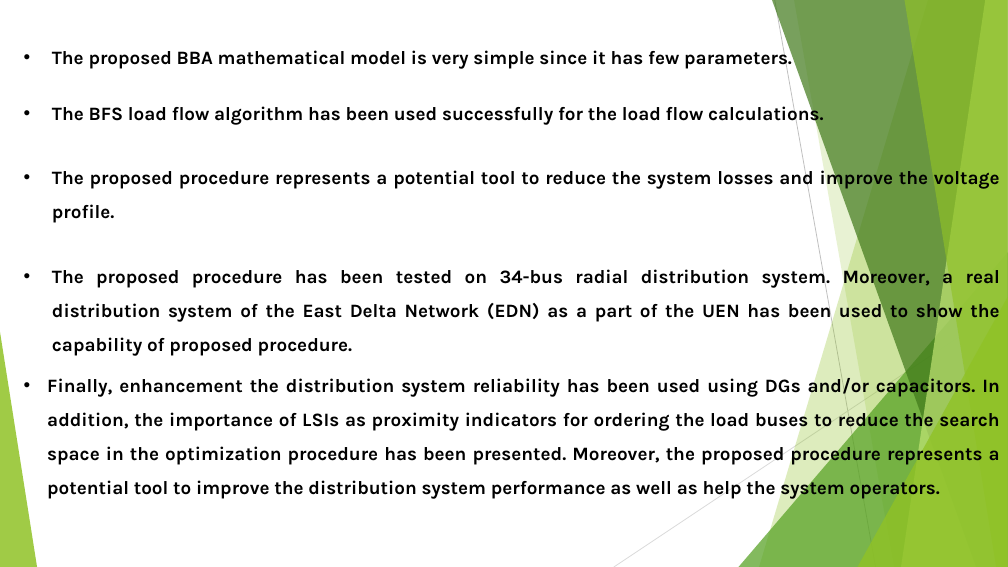
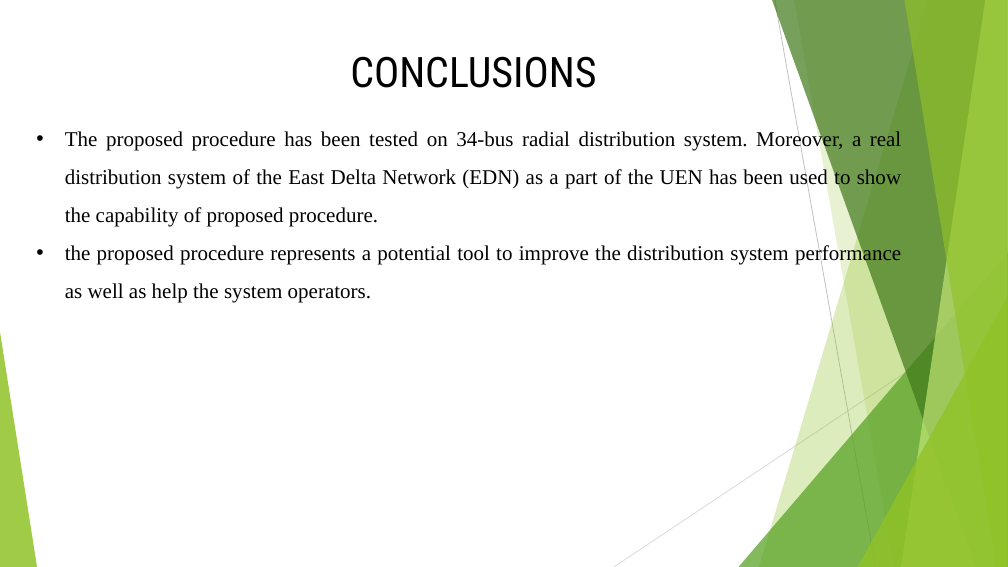
Before and after one commit to moustafashahin122/AOA-Graduation-Project-2022-, a slide deck: slide 58 of code/AOA_objects/results/grad_presentation/Presentation.pptx (slide 44 before the commit). Drawn at 1008x567 pixels with LibreOffice and Linux fonts; fonts in the diff are those of the drawing. Boxes give left, top, right and bottom in pixels: in the first picture for what was removed or moved away, otherwise in the second. Text is boxed around its words. In the diff, an @@ line names an element or a change of style, - is before the commit and + after.

```diff
--- a/code/AOA_objects/results/grad_presentation/Presentation.pptx
+++ b/code/AOA_objects/results/grad_presentation/Presentation.pptx
@@ text removed at (52, 47, 792, 69) @@
-• The proposed BBA mathematical model is very simple since it has few parameters.
@@ text added at (350, 56, 596, 88), 40 pt, text #000000 @@
+CONCLUSIONS
@@ text "The proposed procedure has been ...": place and size @@
-text "The proposed procedure has been ..." at (52, 266, 1000, 356)
+text "The proposed procedure has been ..." at (65, 130, 901, 302)
@@ text removed at (52, 103, 824, 126) @@
-• The BFS load flow algorithm has been used successfully for the load flow calculations.
@@ text at (65, 130, 901, 227): size 18 to 20 pt, font Karla to Times New Roman, bold off in "The proposed procedure has been tested on ..."; alignment left to justified @@
@@ text removed at (52, 167, 1000, 223) @@
-• The proposed procedure represents a potential tool to reduce the system losses and improve the voltage profile.
@@ text at (65, 244, 901, 302): paragraph added @@
+• the proposed procedure represents a potential tool to improve the distribution system performance as well as help the system operators.
@@ text removed at (47, 375, 1000, 500) @@
-• Finally, enhancement the distribution system reliability has been used using DGs and/or capacitors. In addition, the importance of LSIs as proximity indicators for ordering the load buses to reduce the search space in the optimization procedure has been presented. Moreover, the proposed procedure represents a potential tool to improve the distribution system performance as well as help the system operators.
```
Also in this commit, not shown: 13 other slides changed, 14 slides added.
